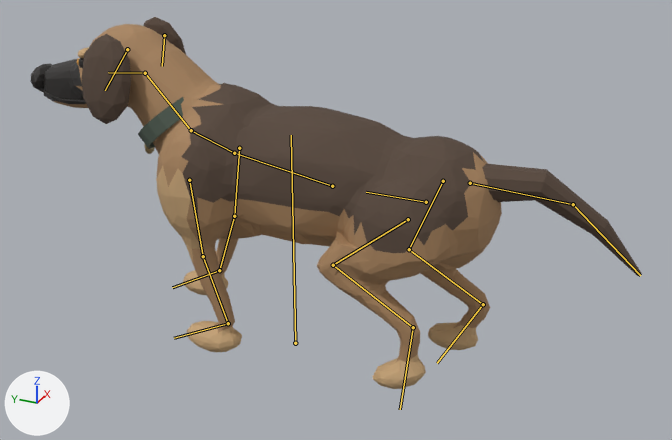
What one commit did to the FBX model Assets/_Project/Models/Hound/MuseumHound.fbx.
Rendered twice from a 50 mm lens placed at (-2.62, -1.34, 1.84), pointed at (0.02, -0.15, 0.52). Arrows for +X, +Y and +Z are at lower left; the lights stay in place. The older version comes first. Both versions are drawn at frame 5 of the action 'Hound_Rig|Hound_Idle'; the numbers are the values there. The bones that bend it are drawn over the model as lines.

In view in the first picture: 'Hound_Mesh'.
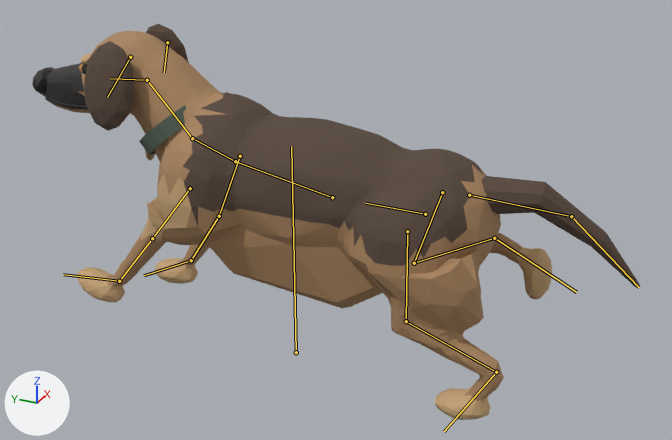
Where the change shows, as pixel boxes [x1, y1, x2, y2] in the pictures (672 x 440 px):
'Hound_Mesh', posed (6% taller): before [31, 17, 642, 389]; after [32, 24, 640, 420]
bone 'Root', root to tip: before (295, 343) to (291, 135); after (296, 352) to (291, 146)
bone 'Spine', root to tip: before (332, 186) to (234, 153); after (332, 197) to (235, 161)
bone 'FrontUpper_L', root to tip: before (239, 148) to (234, 216); after (240, 156) to (219, 216)
bone 'FrontPaw_L', root to tip: before (219, 270) to (172, 287); after (191, 260) to (144, 275)
bone 'FrontUpper_R', root to tip: before (189, 180) to (203, 256); after (190, 188) to (152, 238)
bone 'FrontLower_R', root to tip: before (203, 256) to (228, 323); after (152, 238) to (119, 281)
bone 'FrontPaw_R', root to tip: before (228, 323) to (174, 338); after (119, 281) to (63, 274)
bone 'HindUpper_L', root to tip: before (443, 181) to (409, 249); after (442, 192) to (414, 263)
bone 'HindLower_L', root to tip: before (409, 249) to (483, 304); after (414, 263) to (494, 238)
bone 'HindPaw_L', root to tip: before (483, 304) to (437, 363); after (494, 238) to (576, 292)
bone 'HindUpper_R', root to tip: before (408, 219) to (333, 265); after (407, 231) to (406, 321)
bone 'HindLower_R', root to tip: before (333, 265) to (413, 327); after (406, 321) to (496, 372)
bone 'HindPaw_R', root to tip: before (413, 327) to (400, 409); after (496, 372) to (444, 431)

Edits to the bpy script that builds the scene:
```text
Change bone_root:
    where bone_root = bpy.data.objects['Hound_Rig'].pose.bones['Root']
    bone_root.location: (0.0, 0.0, 0.0) -> (0.0, -0.041, 0.0)
Change bone_spine:
    where bone_spine = bpy.data.objects['Hound_Rig'].pose.bones['Spine']  # child of 'Hips'
    bone_spine.rotation_quaternion: (1.0, -0.012, 0.0, 0.0) -> (1.0, 0.0, 0.0, 0.0)  # degrees (-1, 0, 0) -> degrees (0, 0, 0)
Change bone_frontupper_l:
    where bone_frontupper_l = bpy.data.objects['Hound_Rig'].pose.bones['FrontUpper_L']  # child of 'Chest'
    bone_frontupper_l.rotation_quaternion: (0.996, 0.092, 0.0, 0.0) -> (0.978, 0.208, 0.0, 0.0)  # degrees (11, 0, 0) -> degrees (24, 0, 0)
Change bone_frontpaw_l:
    where bone_frontpaw_l = bpy.data.objects['Hound_Rig'].pose.bones['FrontPaw_L']  # child of 'FrontLower_L'
    bone_frontpaw_l.rotation_quaternion: (0.995, -0.102, 0.0, 0.0) -> (0.978, -0.208, 0.0, 0.0)  # degrees (-12, 0, 0) -> degrees (-24, 0, 0)
Change bone_frontupper_r:
    where bone_frontupper_r = bpy.data.objects['Hound_Rig'].pose.bones['FrontUpper_R']  # child of 'Chest'
    bone_frontupper_r.rotation_quaternion: (0.999, -0.034, 0.0, 0.0) -> (0.94, 0.342, 0.0, 0.0)  # degrees (-4, 0, 0) -> degrees (40, 0, 0)
Change bone_frontlower_r:
    where bone_frontlower_r = bpy.data.objects['Hound_Rig'].pose.bones['FrontLower_R']  # child of 'FrontUpper_R'
    bone_frontlower_r.rotation_quaternion: (0.981, -0.192, 0.0, 0.0) -> (0.996, -0.087, 0.0, 0.0)  # degrees (-22, 0, 0) -> degrees (-10, 0, 0)
Change bone_frontpaw_r:
    where bone_frontpaw_r = bpy.data.objects['Hound_Rig'].pose.bones['FrontPaw_R']  # child of 'FrontLower_R'
    bone_frontpaw_r.rotation_quaternion: (0.972, 0.236, 0.0, 0.0) -> (0.996, -0.087, 0.0, 0.0)  # degrees (27, 0, 0) -> degrees (-10, 0, 0)
Change bone_hindupper_l:
    where bone_hindupper_l = bpy.data.objects['Hound_Rig'].pose.bones['HindUpper_L']  # child of 'Hips'
    bone_hindupper_l.rotation_quaternion: (0.996, -0.093, 0.0, 0.0) -> (0.991, -0.131, 0.0, 0.0)  # degrees (-11, 0, 0) -> degrees (-15, 0, 0)
Change bone_hindlower_l:
    where bone_hindlower_l = bpy.data.objects['Hound_Rig'].pose.bones['HindLower_L']  # child of 'HindUpper_L'
    bone_hindlower_l.rotation_quaternion: (1.0, 0.028, 0.0, 0.0) -> (0.906, -0.423, 0.0, 0.0)  # degrees (3, 0, 0) -> degrees (-50, 0, 0)
Change bone_hindpaw_l:
    where bone_hindpaw_l = bpy.data.objects['Hound_Rig'].pose.bones['HindPaw_L']  # child of 'HindLower_L'
    bone_hindpaw_l.rotation_quaternion: (0.999, 0.049, 0.0, 0.0) -> (0.966, -0.259, 0.0, 0.0)  # degrees (6, 0, 0) -> degrees (-30, 0, 0)
Change bone_hindupper_r:
    where bone_hindupper_r = bpy.data.objects['Hound_Rig'].pose.bones['HindUpper_R']  # child of 'Hips'
    bone_hindupper_r.rotation_quaternion: (0.988, 0.153, 0.0, 0.0) -> (0.954, -0.301, 0.0, 0.0)  # degrees (18, 0, 0) -> degrees (-35, 0, 0)
Change bone_hindlower_r:
    where bone_hindlower_r = bpy.data.objects['Hound_Rig'].pose.bones['HindLower_R']  # child of 'HindUpper_R'
    bone_hindlower_r.rotation_quaternion: (0.978, -0.207, 0.0, 0.0) -> (0.985, 0.174, 0.0, 0.0)  # degrees (-24, 0, 0) -> degrees (20, 0, 0)
Change bone_hindpaw_r:
    where bone_hindpaw_r = bpy.data.objects['Hound_Rig'].pose.bones['HindPaw_R']  # child of 'HindLower_R'
    bone_hindpaw_r.rotation_quaternion: (0.987, -0.161, 0.0, 0.0) -> (0.993, 0.122, 0.0, 0.0)  # degrees (-18, 0, 0) -> degrees (14, 0, 0)
```
